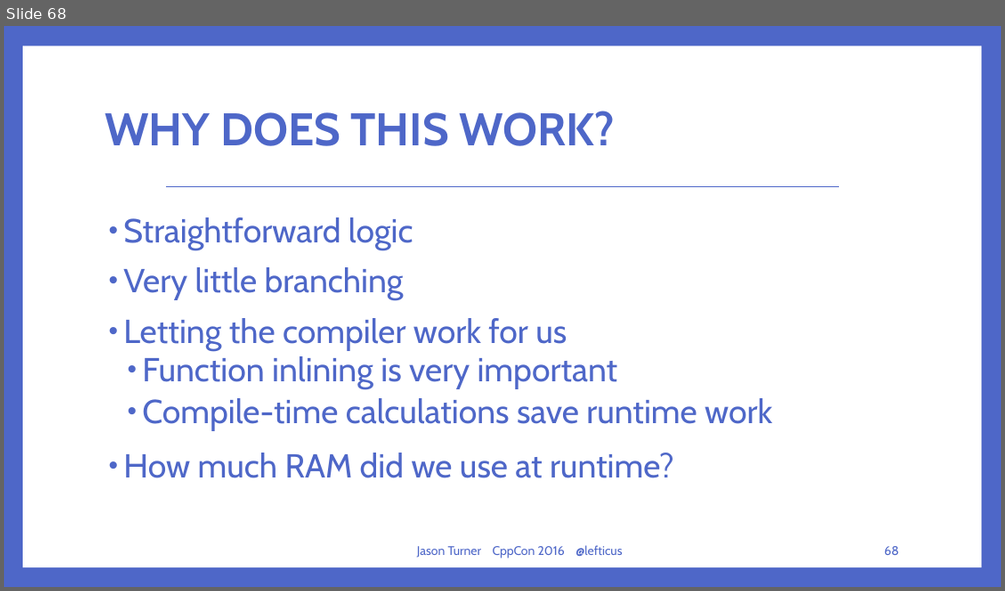
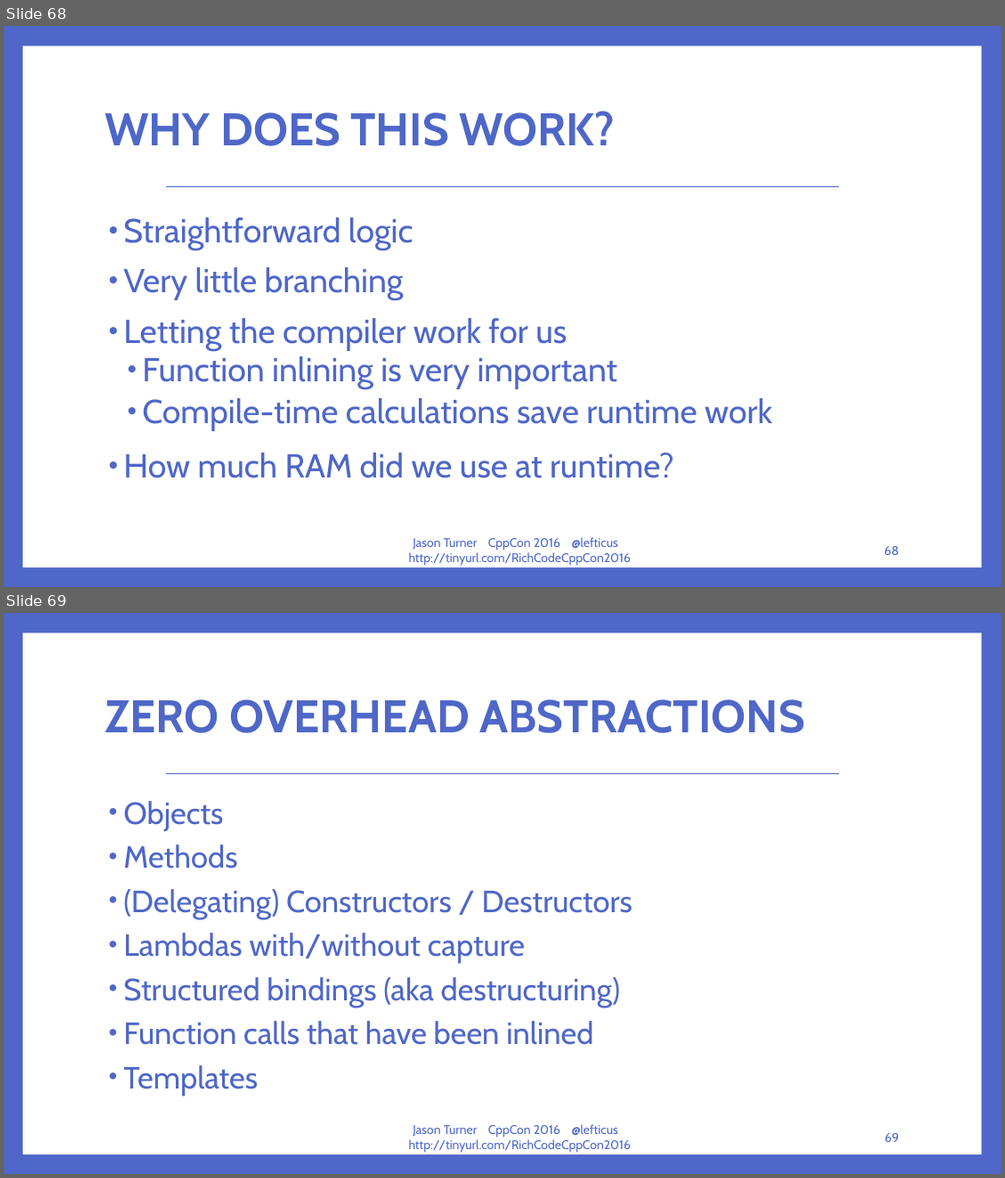
Before and after one commit to lefticus/presentations, a slide deck: RichCodeForTinyMachines/Rich Code For Tiny Computers.pptx. Shown one above the other, each under a label of ours: slide 68 before the commit, slides 68 and 69 after it. The pictures are 1005x591 and 1005x1178 pixels, drawn with LibreOffice and Linux fonts; fonts in the diff are those of the drawing. Boxes give left, top, right and bottom in pixels: in the first picture for what was removed or moved away, otherwise in the second. Text is boxed around its words. In the diff, an @@ line names an element or a change of style, - is before the commit and + after.

```diff
--- a/RichCodeForTinyMachines/Rich Code For Tiny Computers.pptx
+++ b/RichCodeForTinyMachines/Rich Code For Tiny Computers.pptx
@@ slide 69 added at [4, 613, 1001, 1174], background #4E67C8; not listed: 2 template elements that a slide beside it also shows @@
@@ title added at [105, 699, 805, 733], 44 pt, text #4E67C8, bold @@
+ZERO OVERHEAD ABSTRACTIONS
@@ text added at [123, 801, 632, 1095], 29.6 pt, text #4E67C8 @@
+• Objects
+• Methods
+• (Delegating) Constructors / Destructors
+• Lambdas with/without capture
+• Structured bindings (aka destructuring)
+• Function calls that have been inlined
+• Templates
@@ text added at [409, 1124, 631, 1152], 12 pt, text #4E67C8 @@
+Jason Turner CppCon 2016 @lefticus http://tinyurl.com/RichCodeCppCon2016
@@ page number added at [884, 1133, 898, 1142], 12 pt, text #4E67C8 @@
+69
@@ slide 68 changed as well @@
@@ text at [409, 537, 631, 565]: text changed @@
-Jason Turner CppCon 2016 @lefticus
+Jason Turner CppCon 2016 @lefticus http://tinyurl.com/RichCodeCppCon2016
```
Also in this commit, not shown: 68 other slides changed, 1 other file.
